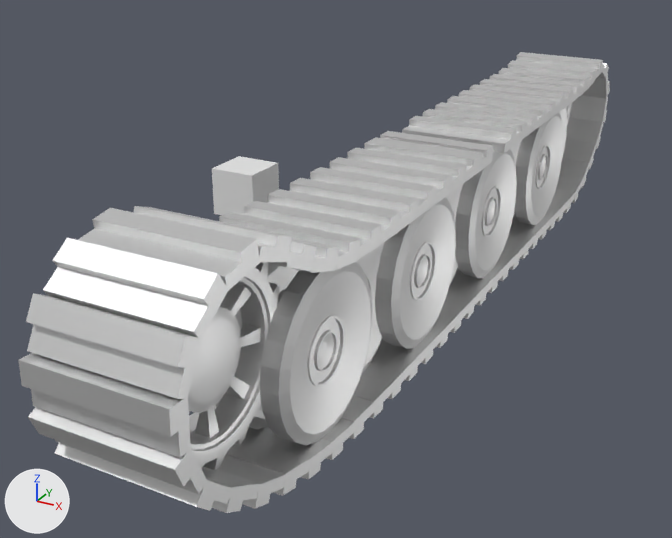
Two versions of the FBX model Blender/Tiger 1_Chain_Left.fbx, one commit apart.
The view is the same before and after, from a 50 mm camera at (3.59, -5.21, 2.63) aimed at (0.86, -0.25, 0.15). Every picture has the same lights, and +X, +Y and +Z are marked at lower left. Where no turn or scale is listed for an object, it has been applied to the vertices.
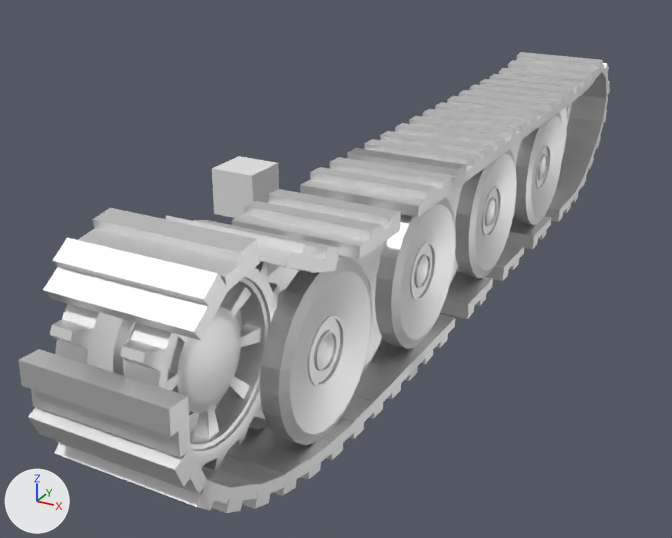
The change, as a list of edits to the scene's bpy script:
```text
Change ob_cube_033:
    ob_cube_033.location: (142.6, 123.7, 240.7) -> (142.6, 6.733, 184.0)
    ob_cube_033.rotation_euler: (1.571, 1.216, -1.571) -> (-1.571, -1.495, 1.571)  # degrees (90, 70, -90) -> degrees (-90, -86, 90)
Change ob_cube_020:
    ob_cube_020.location: (142.6, 5.806, 140.2) -> (142.6, 5.99, 162.1)
Change ob_cube_015:
    ob_cube_015.location: (142.6, 5.676, 30.55) -> (142.6, 5.676, 52.47)
Change ob_cube_022:
    ob_cube_022.location: (142.6, 6.732, 184.0) -> (142.6, 13.39, 227.2)
    ob_cube_022.rotation_euler: (-1.571, -1.495, 1.571) -> (-1.571, -1.324, 1.571)  # degrees (-90, -86, 90) -> degrees (-90, -76, 90)
Change ob_cube_009:
    ob_cube_009.location: (142.6, 5.676, -101.0) -> (142.6, 97.14, -82.93)
    ob_cube_009.rotation_euler: (1.571, -1.553, -1.571) -> (-1.571, 1.554, 1.571)  # degrees (90, -89, -90) -> degrees (-90, 89, 90)
Change ob_cube_050:
    ob_cube_050.location: (142.6, 97.14, -126.8) -> (142.6, 97.14, -148.7)
Change ob_cube_030:
    ob_cube_030.location: (142.6, 101.6, 297.0) -> (142.6, 41.65, 286.0)
    ob_cube_030.rotation_euler: (-1.571, 0.498, 1.571) -> (-1.571, -0.83, 1.571)  # degrees (-90, 29, 90) -> degrees (-90, -48, 90)
Change ob_cube_016:
    ob_cube_016.location: (142.6, 5.676, 52.47) -> (142.6, 5.676, 74.39)
Change ob_cube_053:
    ob_cube_053.location: (142.6, 97.14, -192.5) -> (142.6, 97.14, -126.8)
Change ob_cube_046:
    ob_cube_046.location: (142.6, 97.14, -39.08) -> (142.6, 97.14, -17.16)
Change ob_cube_039:
    ob_cube_039.location: (142.6, 97.14, 114.4) -> (142.6, 5.806, 140.2)
    ob_cube_039.rotation_euler: (1.571, 1.565, -1.571) -> (-1.571, -1.552, 1.571)  # degrees (90, 90, -90) -> degrees (-90, -89, 90)
Change ob_cube_036:
    ob_cube_036.location: (142.6, 99.46, 180.0) -> (142.6, 97.14, 92.45)
    ob_cube_036.rotation_euler: (1.571, 1.417, -1.571) -> (1.571, 1.567, -1.571)  # degrees (90, 81, -90) -> degrees (90, 90, -90)
Change ob_cube_012:
    ob_cube_012.location: (142.6, 5.676, -35.22) -> (142.6, 97.14, -39.08)
    ob_cube_012.rotation_euler: (1.571, -1.559, -1.571) -> (-1.571, 1.559, 1.571)  # degrees (90, -89, -90) -> degrees (-90, 89, 90)
Change ob_cube_045:
    ob_cube_045.location: (142.6, 97.14, 22.3) -> (142.6, 97.14, -17.16)
```

Pixel boxes [x1, y1, x2, y2] of what changed, in the pictures (672 x 538 px):
'Cube.030', moved, turned: before [26, 293, 202, 399]; after [179, 480, 233, 511]
'Cube.036', moved, turned: before [219, 213, 361, 270]; after [300, 167, 436, 217]
'Cube.039', moved, turned: before [290, 178, 419, 230]; after [353, 375, 393, 419]
'Cube.033', moved, turned: before [133, 206, 292, 262]; after [322, 418, 354, 460]
'Cube.046', moved: before [402, 116, 517, 153]; after [447, 130, 505, 162]
'Cube.050', moved: before [459, 90, 556, 122]; after [469, 84, 565, 115]
'Cube.053', moved: before [490, 74, 581, 103]; after [459, 90, 556, 122]
'Cube.012', moved, turned: before [456, 265, 504, 293]; after [409, 116, 517, 153]
'Cube.009', moved, turned: before [506, 231, 534, 259]; after [435, 102, 538, 137]
'Cube.045', moved: before [374, 137, 483, 180]; after [395, 123, 505, 158]
'Cube.020', moved: before [353, 375, 393, 419]; after [354, 403, 374, 438]
'Cube.022', moved, turned: before [322, 418, 354, 460]; after [226, 454, 310, 496]
'Cube.015', moved: before [440, 299, 468, 333]; after [432, 314, 455, 348]
'Cube.016', moved: before [432, 314, 455, 348]; after [417, 330, 441, 364]
'Cube.034', unchanged, uncovered by the edit: before [267, 242, 317, 271]; after [165, 215, 317, 271]
